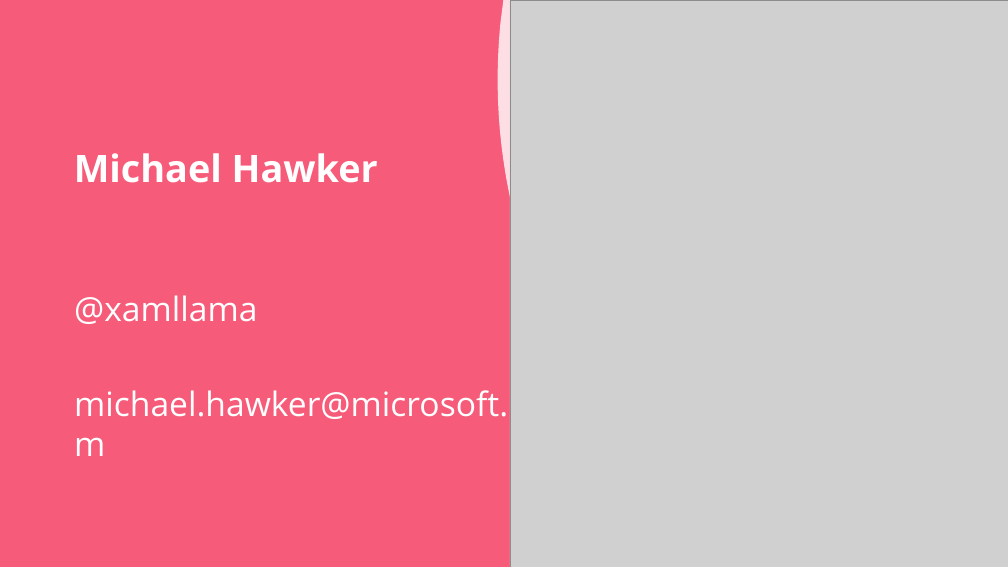
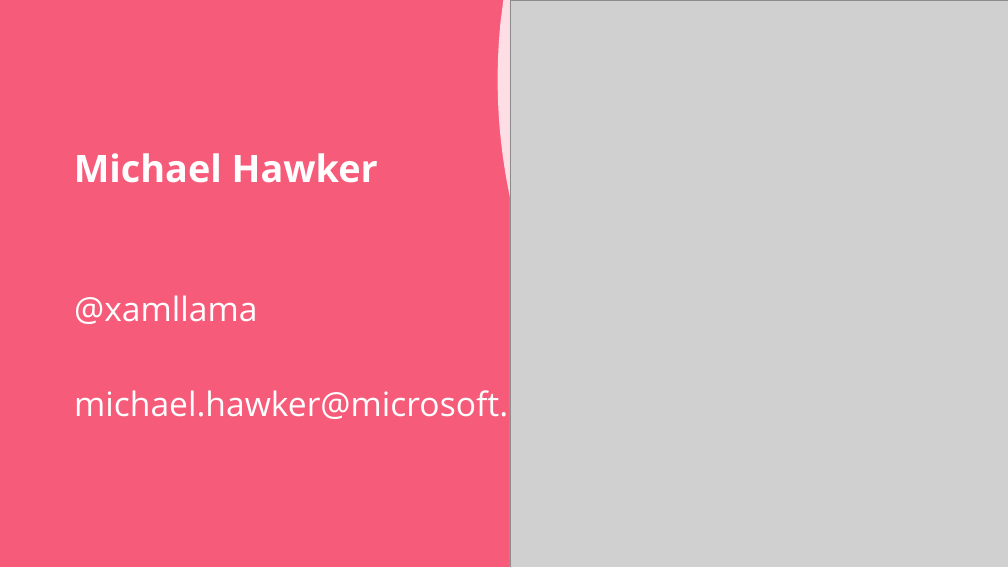
Before and after one commit to unoplatform/workshops, a slide deck: slide 4 of uno-bootcamp/slides/uno-bootcamp.pptx. Drawn at 1008x567 pixels with LibreOffice and Linux fonts; fonts in the diff are those of the drawing; grey boxes stand for pictures; background and template pictures are left out. Boxes give left, top, right and bottom in pixels: in the first picture for what was removed or moved away, otherwise in the second. Text is boxed around its words. In the diff, an @@ line names an element or a change of style, - is before the commit and + after.

```diff
--- a/uno-bootcamp/slides/uno-bootcamp.pptx
+++ b/uno-bootcamp/slides/uno-bootcamp.pptx
@@ text "@xamllama" rewrapped from [74, 295, 544, 425] to [74, 295, 576, 425] @@
```
Also in this commit, not shown: 24 other slides changed.
